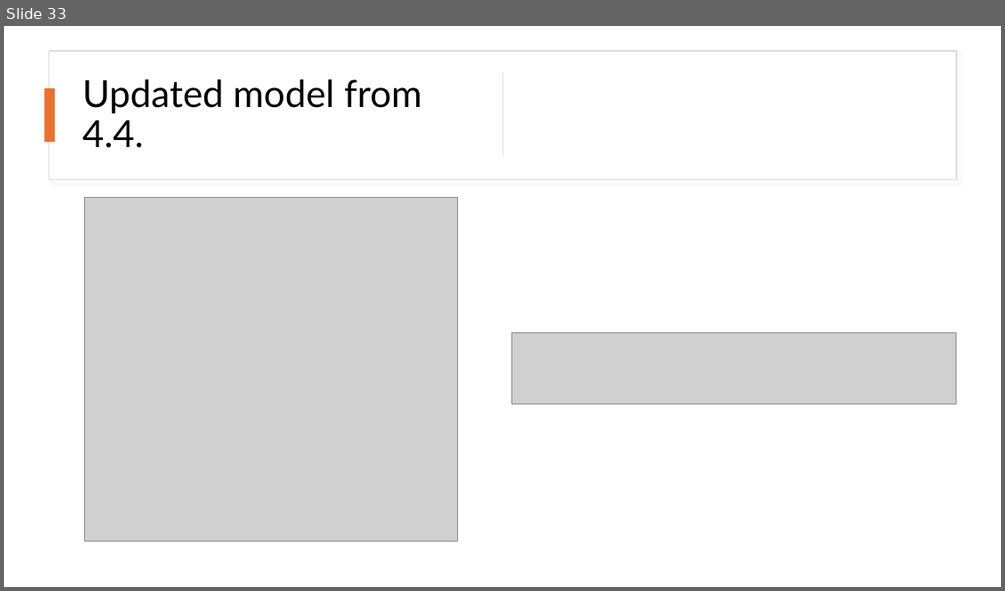
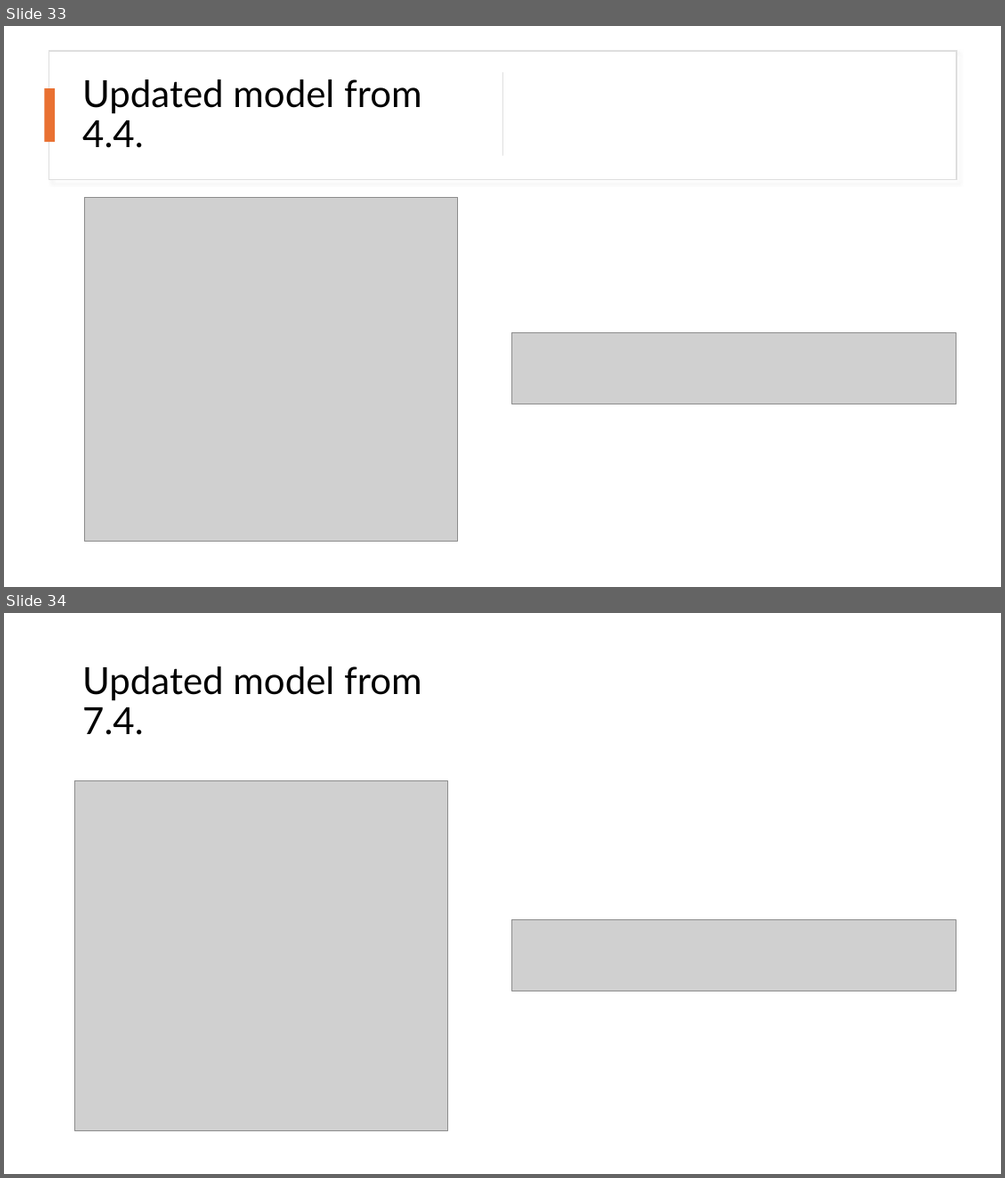
Before and after one commit to kutalekj/football-outcomes-predictor, a slide deck: src/apifootball_model/main_model_training_experiments/25-03-18/TensorBoard_logs.pptx. Shown one above the other, each under a label of ours: slide 33 before the commit, slides 33 and 34 after it. The pictures are 1005x591 and 1005x1178 pixels, drawn with LibreOffice and Linux fonts; fonts in the diff are those of the drawing; grey boxes stand for pictures. Boxes give left, top, right and bottom in pixels: in the first picture for what was removed or moved away, otherwise in the second. Text is boxed around its words. In the diff, an @@ line names an element or a change of style, - is before the commit and + after.

Commit message:
Update trained main model

```diff
--- a/src/apifootball_model/main_model_training_experiments/25-03-18/TensorBoard_logs.pptx
+++ b/src/apifootball_model/main_model_training_experiments/25-03-18/TensorBoard_logs.pptx
@@ slide 34 added at [4,613,1001,1174], background #FFFFFF @@
@@ text added at [82,666,421,735], 36 pt, text #000000 @@
+Updated model from 7.4.
@@ picture added at [75,781,448,1130] @@
@@ picture added at [512,920,956,991] @@
```
Also in this commit, not shown: 3 other files.
